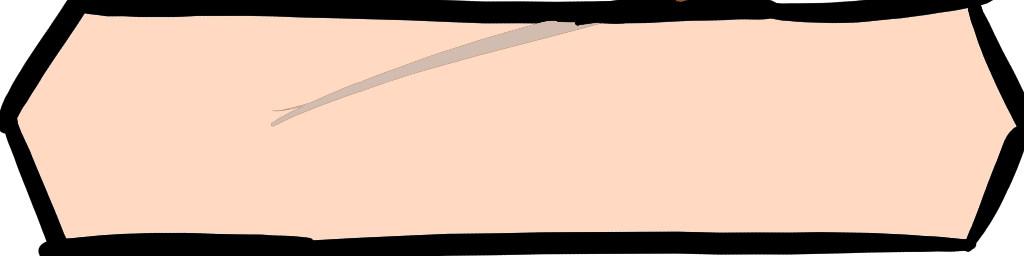
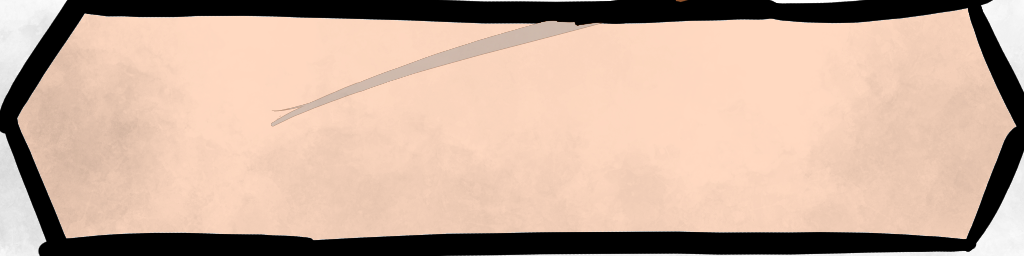
Before/after of a 1024px x 256px layered artwork. What changed in the layer stack:
added layer "Paint Layer 2" (multiply) above "Paint Layer 1" over [0, 0, 1024, 256]
painted on "Paint Layer 1" over [0, 0, 1024, 256]
